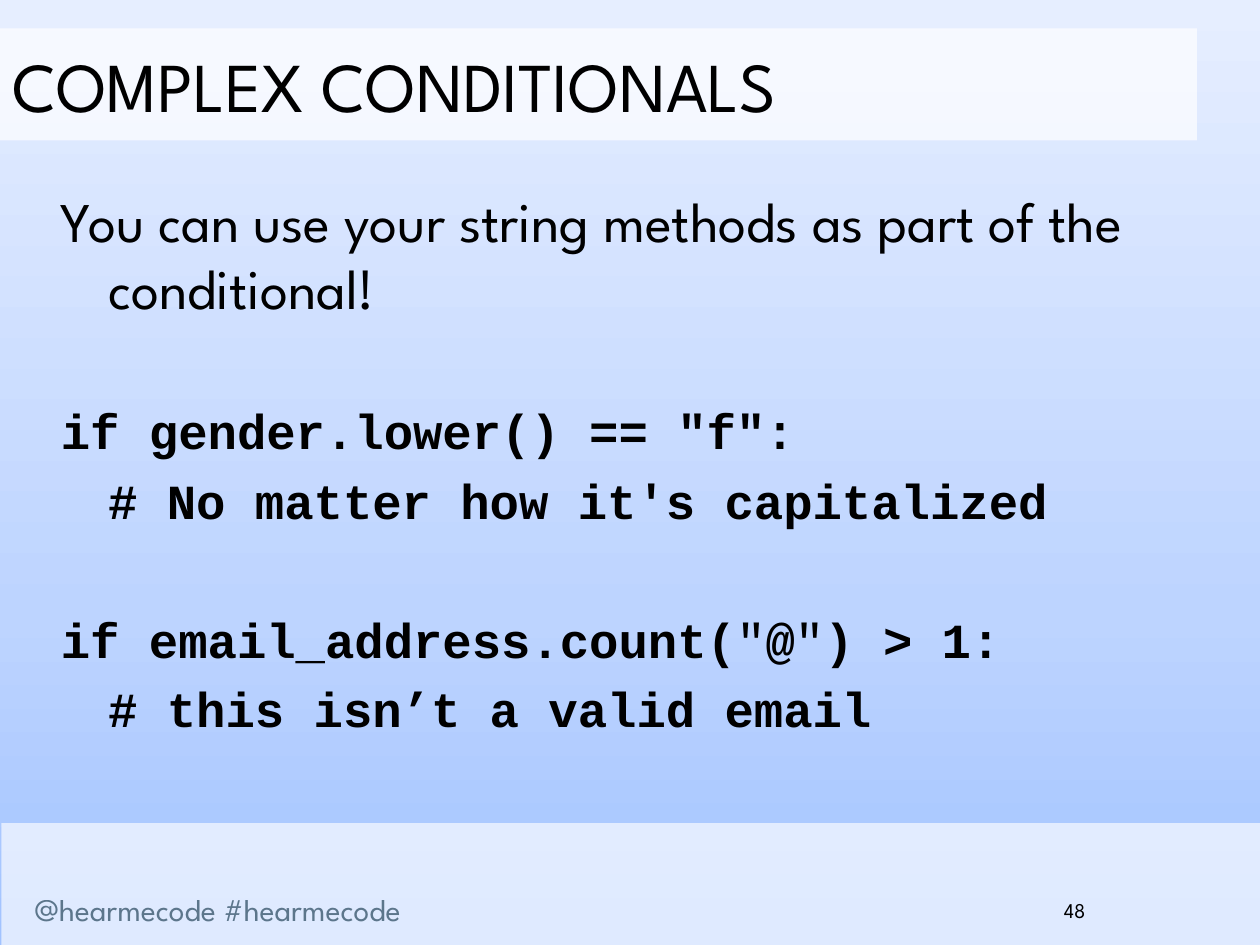
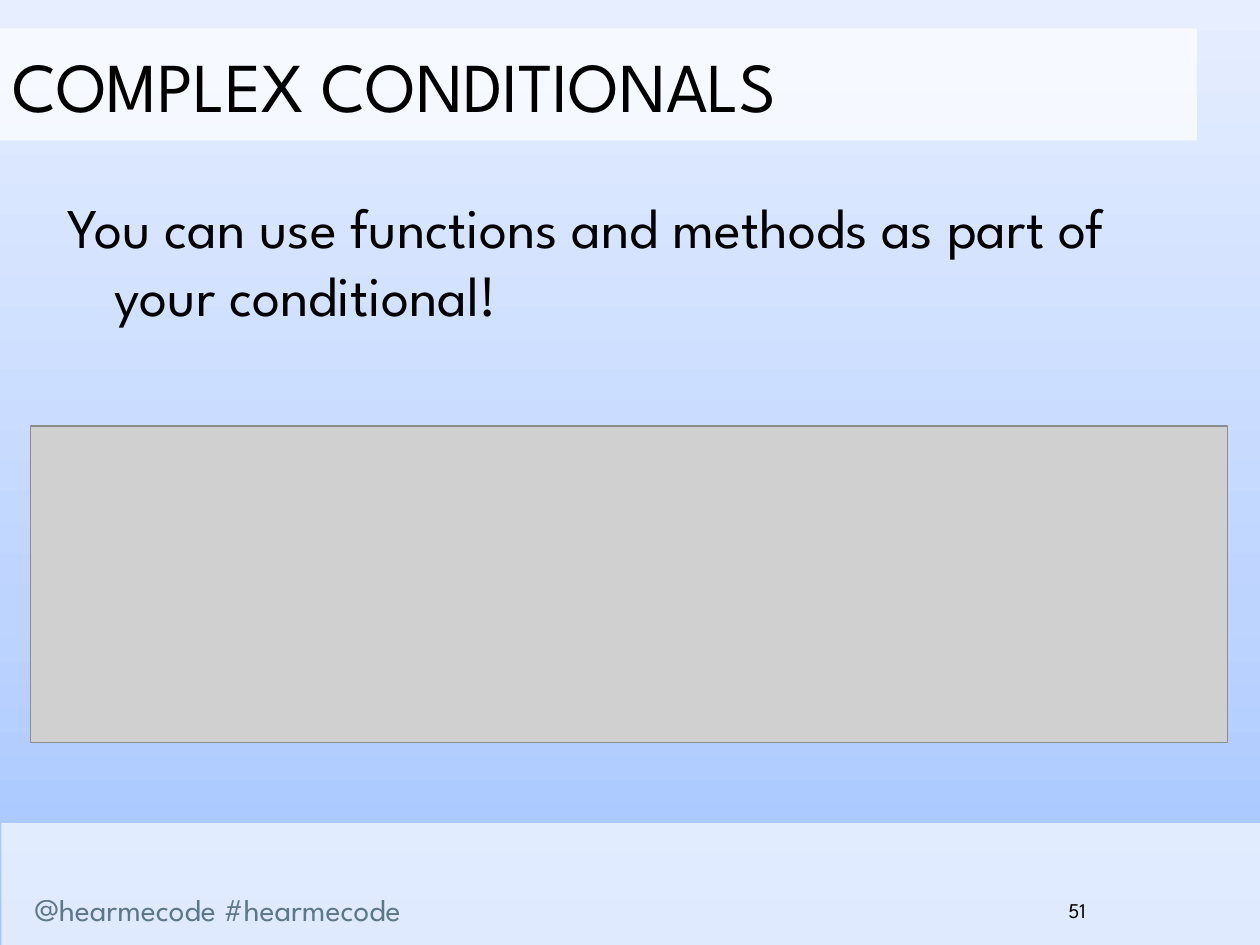
Before and after one commit to hearmecode/slides, a slide deck: slide 51 of Lesson 1/Hear Me Code - Strings and Conditionals.pptx (slide 48 before the commit). Drawn at 1260x945 pixels with LibreOffice and Linux fonts; fonts in the diff are those of the drawing; grey boxes stand for pictures; background and template pictures are left out. Boxes give left, top, right and bottom in pixels: in the first picture for what was removed or moved away, otherwise in the second. Text is boxed around its words. In the diff, an @@ line names an element or a change of style, - is before the commit and + after.

```diff
--- a/Lesson 1/Hear Me Code - Strings and Conditionals.pptx
+++ b/Lesson 1/Hear Me Code - Strings and Conditionals.pptx
@@ text at (67,208,1104,328): text changed; size 28 to 32 pt; font Courier New to League Spartan; bold off @@
-You can use your string methods as part of the conditional!
-if gender.lower() == "f":
-# No matter how it's capitalized
-if email_address.count("@") > 1:
-# this isn’t a valid email
+You can use functions and methods as part of your conditional!
@@ picture added at (30,426,1227,742) @@
@@ page number at (1068,904,1085,919): text changed @@
-48
+51
```
Also in this commit, not shown: 31 other slides changed, 4 slides added, 1 slide removed, 3 other files.
